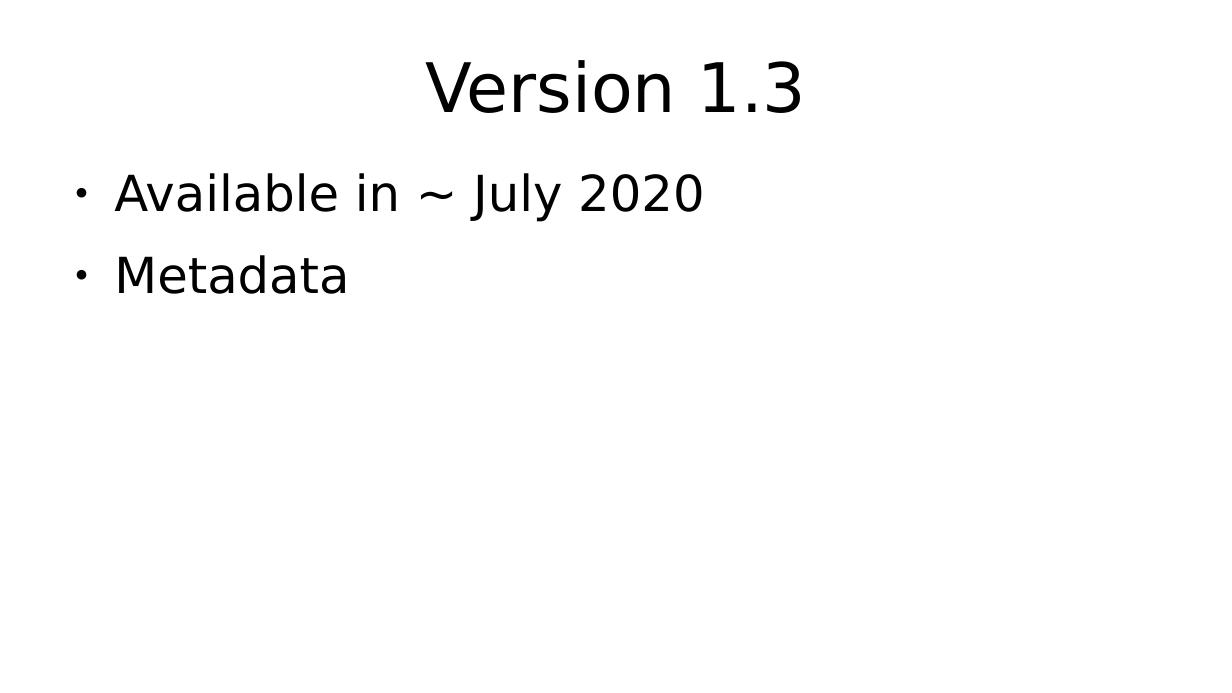
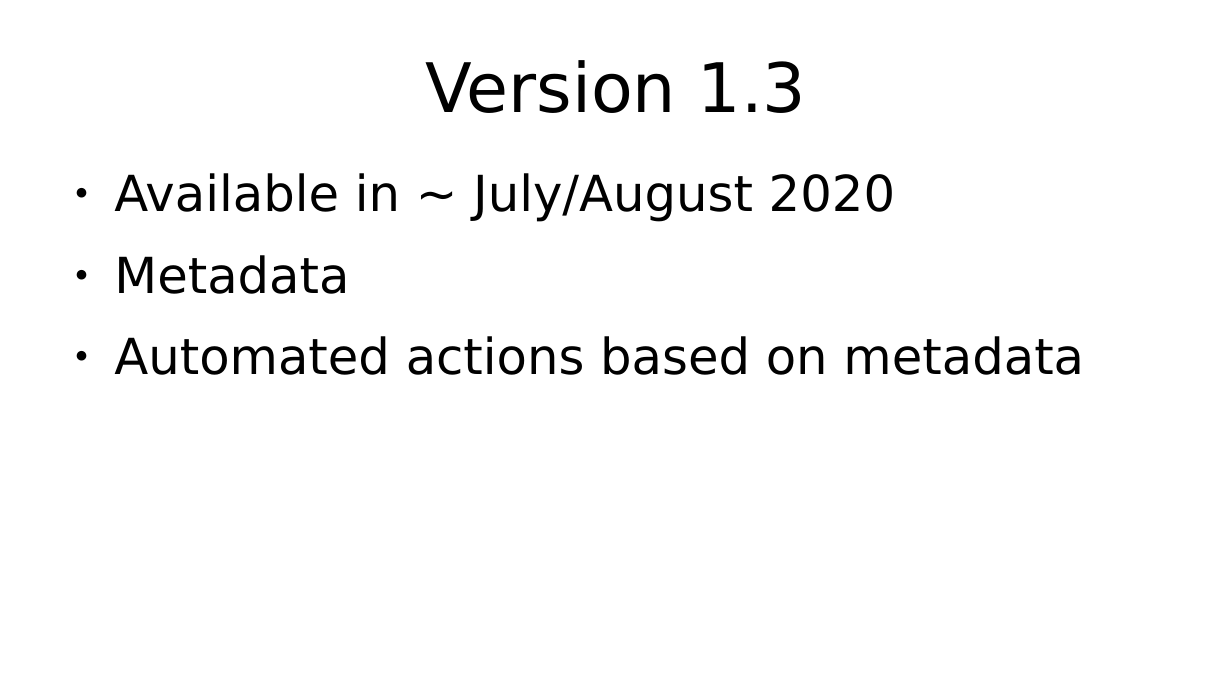
Before and after one commit to ciur/papermerge, a slide deck: slide 8 of docs/presentation.odp. Drawn at 1232x693 pixels with LibreOffice and Linux fonts; fonts in the diff are those of the drawing. Boxes give left, top, right and bottom in pixels: in the first picture for what was removed or moved away, otherwise in the second. Text is boxed around its words. In the diff, an @@ line names an element or a change of style, - is before the commit and + after.

Commit message:
minor presentation slide updates

```diff
--- a/docs/presentation.odp
+++ b/docs/presentation.odp
@@ text at [114,173,895,222]: text changed @@
-● Available in ~ July 2020
+● Available in ~ July/August 2020
@@ text at [114,336,1084,375]: paragraph added @@
+● Automated actions based on metadata
```
Also in this commit, not shown: 1 other file.
